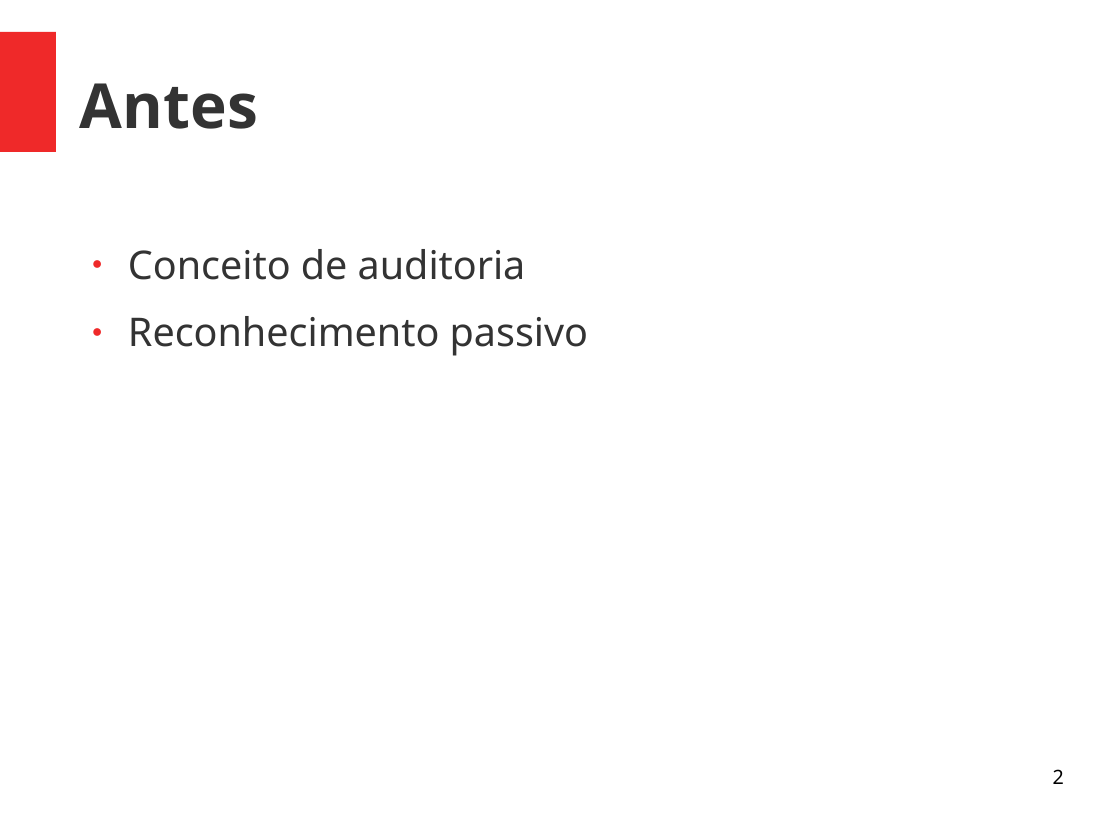
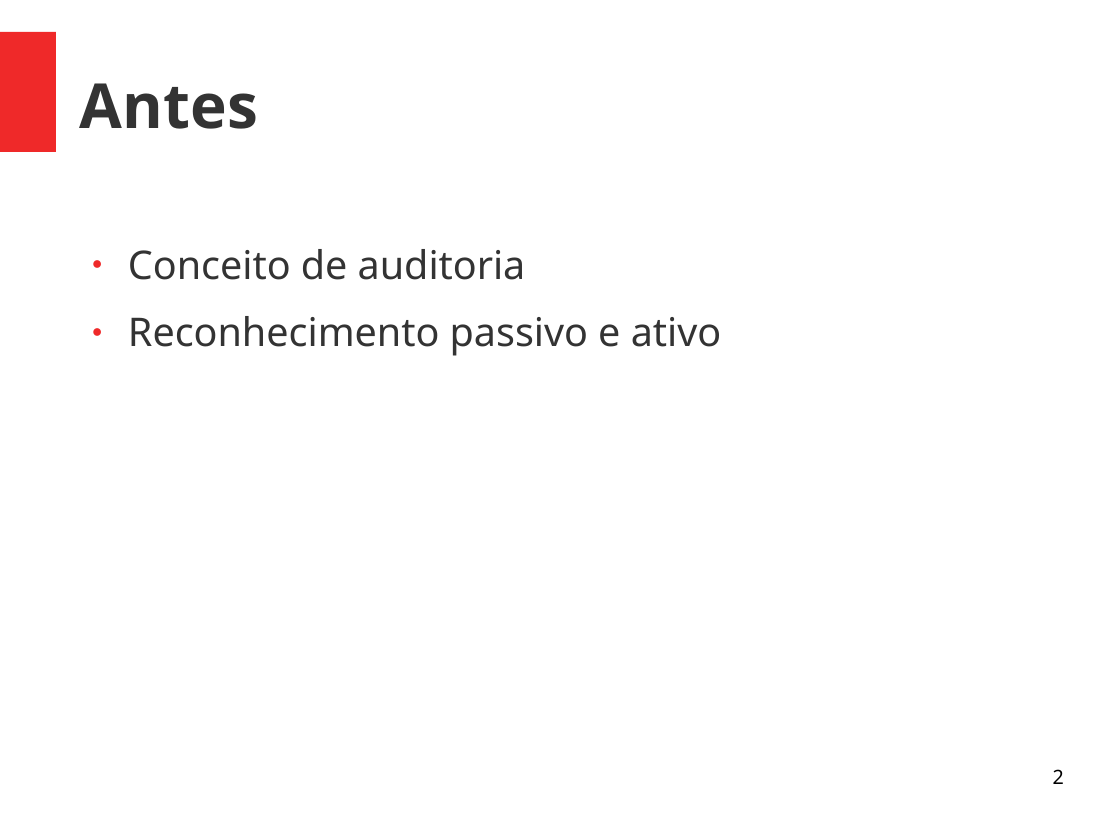
Before and after one commit to viniciusalveshax/aulas, a slide deck: slide 2 of adm-seg-redes/14-pentest2/14-pentest2.odp. Drawn at 1120x840 pixels with LibreOffice and Linux fonts; fonts in the diff are those of the drawing. Boxes give left, top, right and bottom in pixels: in the first picture for what was removed or moved away, otherwise in the second. Text is boxed around its words. In the diff, an @@ line names an element or a change of style, - is before the commit and + after.

```diff
--- a/adm-seg-redes/14-pentest2/14-pentest2.odp
+++ b/adm-seg-redes/14-pentest2/14-pentest2.odp
@@ text at <box>128,316,721,356</box>: text changed @@
-● Reconhecimento passivo
+● Reconhecimento passivo e ativo
```
Also in this commit, not shown: 1 other slide changed, 11 slides removed, 1 other file.
